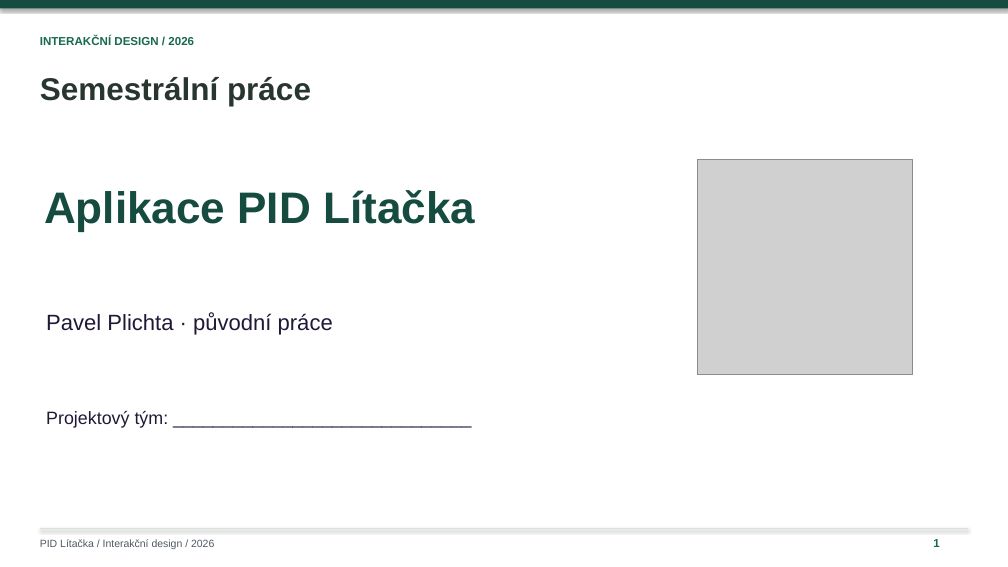
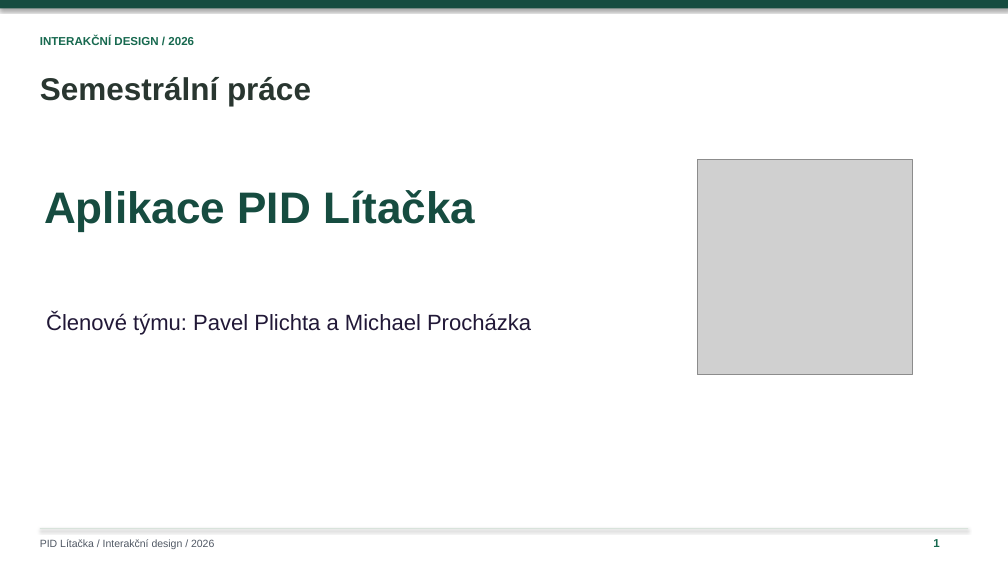
Before and after one commit to ShachPlay/ID_2026, a slide deck: slide 1 of PID-Litacka-Plichta-upravena.pptx. Drawn at 1008x567 pixels with LibreOffice and Linux fonts; fonts in the diff are those of the drawing; grey boxes stand for pictures. Boxes give left, top, right and bottom in pixels: in the first picture for what was removed or moved away, otherwise in the second. Text is boxed around its words. In the diff, an @@ line names an element or a change of style, - is before the commit and + after.

```diff
--- a/PID-Litacka-Plichta-upravena.pptx
+++ b/PID-Litacka-Plichta-upravena.pptx
@@ text at box(46, 312, 531, 335): text changed @@
-Pavel Plichta · původní práce
+Členové týmu: Pavel Plichta a Michael Procházka
@@ text removed at box(46, 411, 169, 428) @@
-Projektový tým: ______________________________
```
Also in this commit, not shown: 1 other slide changed.
